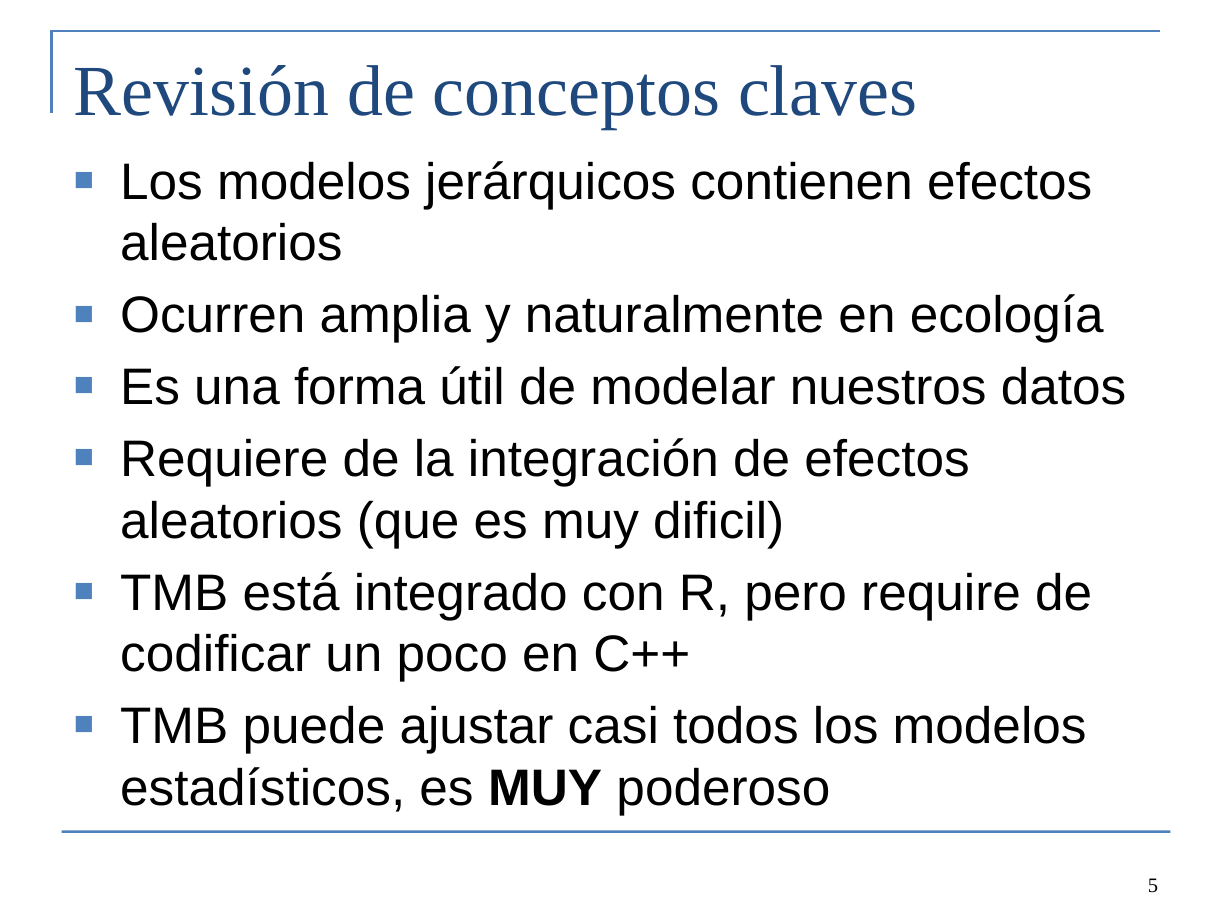
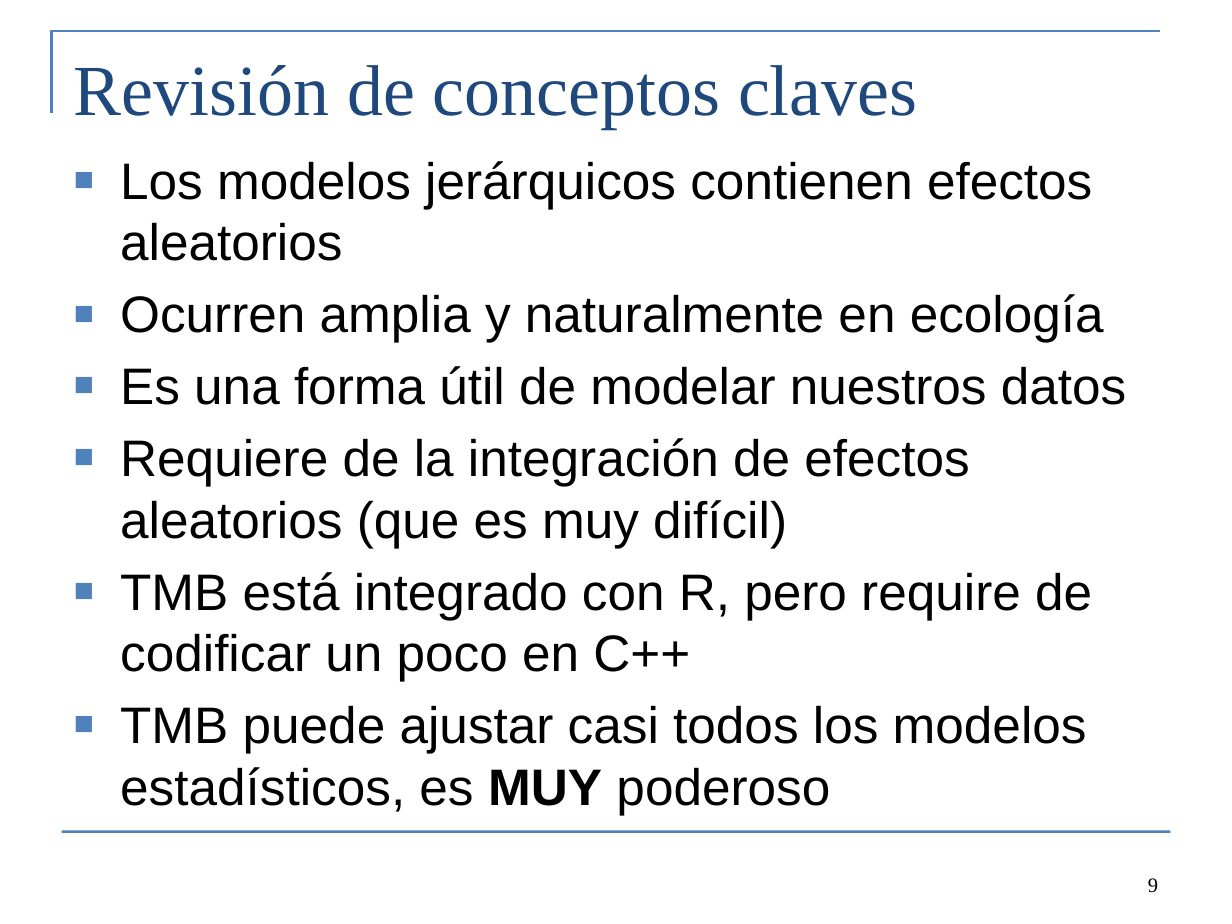
Before and after one commit to Cole-Monnahan-NOAA/tmb_workshop, a slide deck: slide 9 of day5/lecture5_conclusion_eng.pptx (slide 5 before the commit). Drawn at 1232x924 pixels with LibreOffice and Linux fonts; fonts in the diff are those of the drawing. Boxes give left, top, right and bottom in pixels: in the first picture for what was removed or moved away, otherwise in the second. Text is boxed around its words. In the diff, an @@ line names an element or a change of style, - is before the commit and + after.

```diff
--- a/day5/lecture5_conclusion_eng.pptx
+++ b/day5/lecture5_conclusion_eng.pptx
@@ text at (x1=120, y1=438, x2=969, y2=548): text changed @@
-■ Requiere de la integración de efectos aleatorios (que es muy dificil)
+■ Requiere de la integración de efectos aleatorios (que es muy difícil)
@@ page number at (x1=1148, y1=878, x2=1158, y2=893): text changed @@
-5
+9
```
Also in this commit, not shown: 5 other slides changed, 3 slides added, 7 other files.
